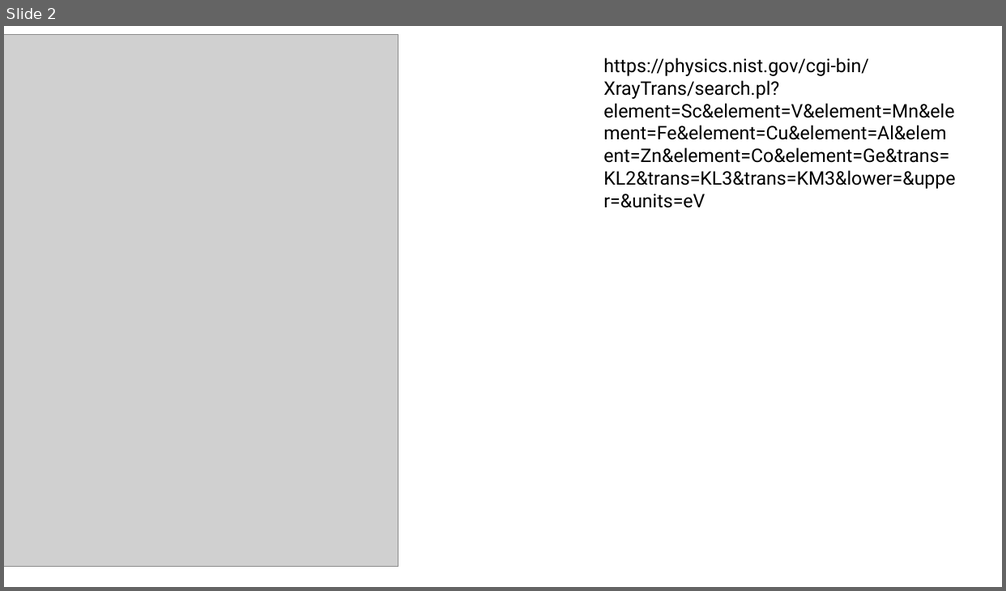
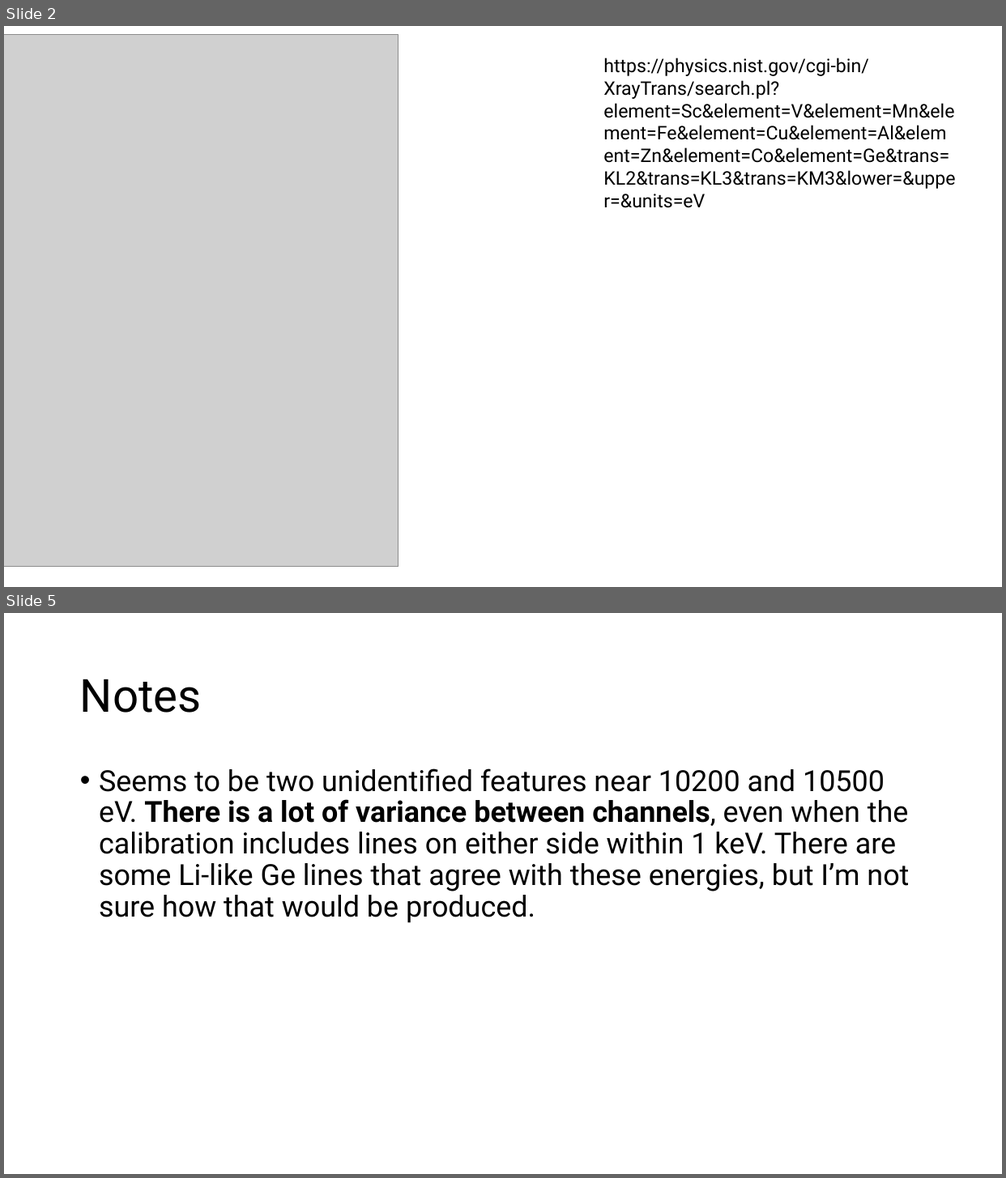
Before and after one commit to gmondee/NeLike, a slide deck: LineID_20240723.pptx. Shown one above the other, each under a label of ours: slide 2 before the commit, slides 2 and 5 after it; the slides between them are not shown. The pictures are 1006x591 and 1006x1178 pixels, drawn with LibreOffice and Linux fonts; fonts in the diff are those of the drawing; grey boxes stand for pictures. Boxes give left, top, right and bottom in pixels: in the first picture for what was removed or moved away, otherwise in the second. Text is boxed around its words. In the diff, an @@ line names an element or a change of style, - is before the commit and + after.

```diff
--- a/LineID_20240723.pptx
+++ b/LineID_20240723.pptx
@@ slide 5 added at <box>4,613,1002,1174</box>, background #FFFFFF @@
@@ title added at <box>80,679,202,713</box>, 44 pt, text #000000 @@
+Notes
@@ text added at <box>99,769,909,923</box>, 28 pt, text #000000 @@
+• Seems to be two unidentified features near 10200 and 10500 eV. There is a lot of variance between channels, even when the calibration includes lines on either side within 1 keV. There are some Li-like Ge lines that agree with these energies, but I’m not sure how that would be produced.
```
Also in this commit, not shown: 3 other slides added, 24 other files.
